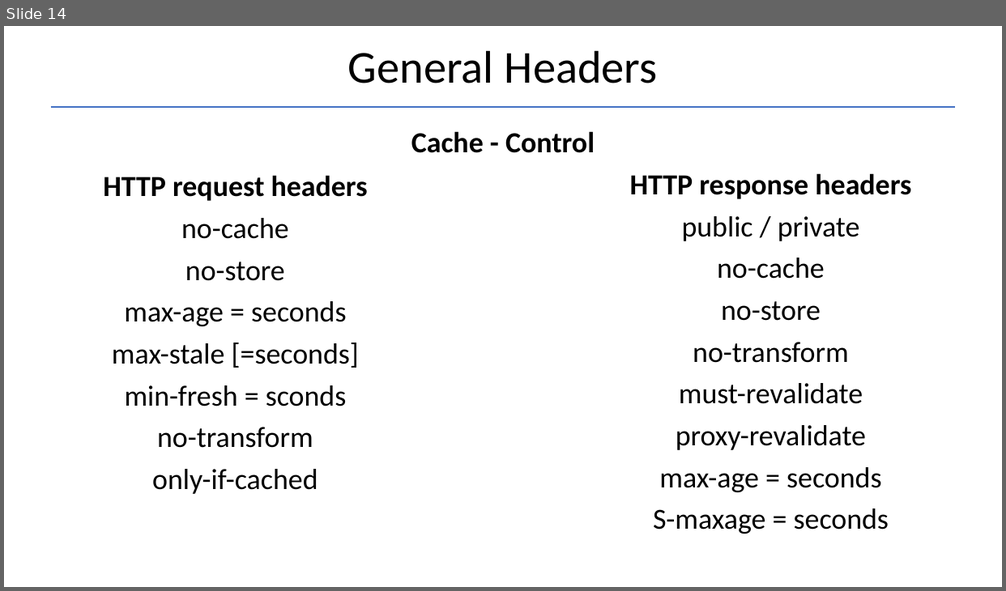
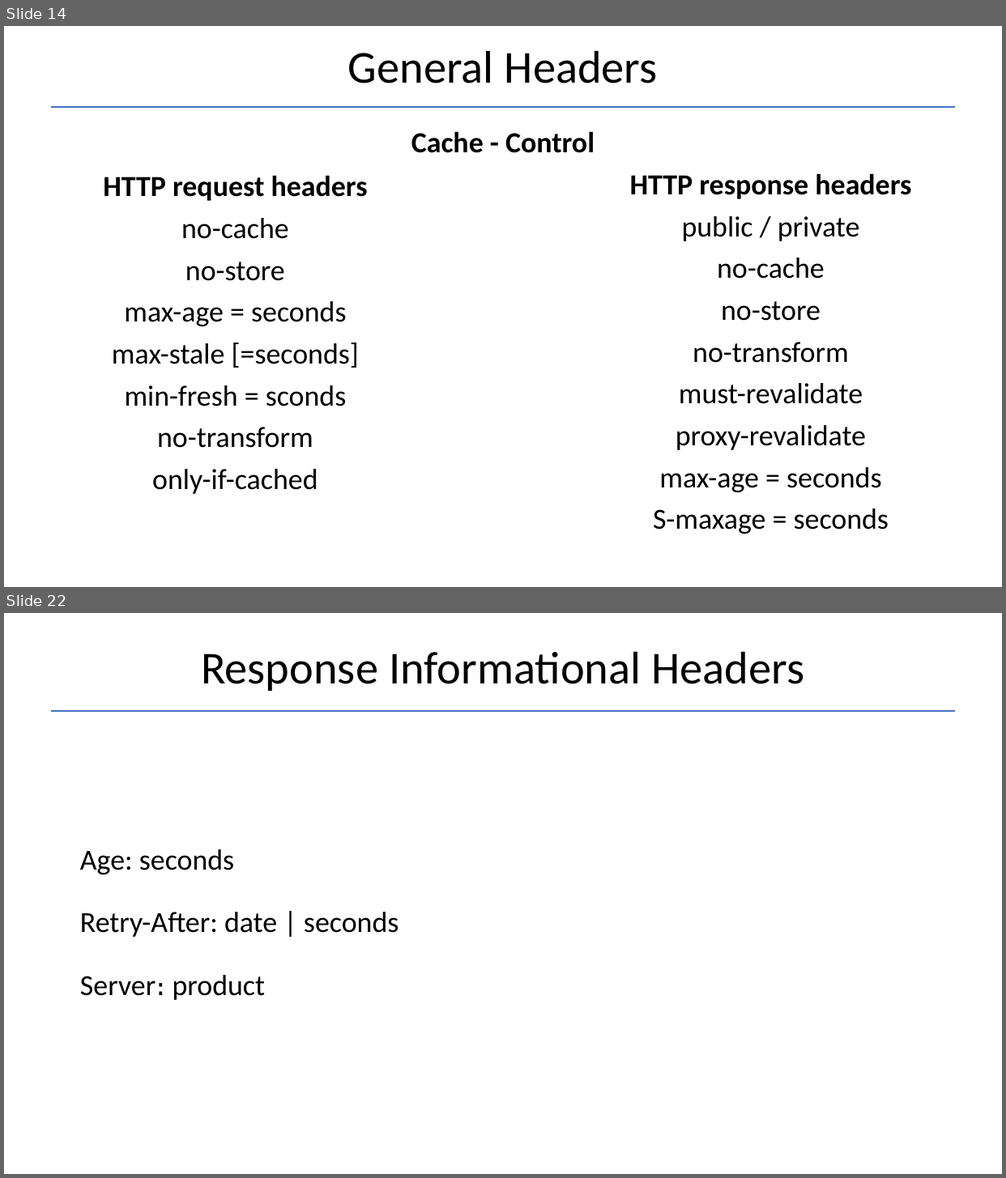
Before and after one commit to Garnik94/Levelup_presentations, a slide deck: Http/Http_presentation.pptx. Shown one above the other, each under a label of ours: slide 14 before the commit, slides 14 and 22 after it; the slides between them are not shown. The pictures are 1006x591 and 1006x1178 pixels, drawn with LibreOffice and Linux fonts; fonts in the diff are those of the drawing. Boxes give left, top, right and bottom in pixels: in the first picture for what was removed or moved away, otherwise in the second. Text is boxed around its words. In the diff, an @@ line names an element or a change of style, - is before the commit and + after.

```diff
--- a/Http/Http_presentation.pptx
+++ b/Http/Http_presentation.pptx
@@ slide 22 added at (4,613,1002,1174), background #FFFFFF @@
@@ title added at (201,651,804,691), 44 pt, text #000000 @@
+Response Informational Headers
@@ line added from (50, 711) to (956, 711), #4472C4 1.5 pt @@
@@ text added at (80,850,398,1000), 28 pt, text #000000 @@
+Age: seconds
+Retry-After: date | seconds
+Server։ product
```
Also in this commit, not shown: 1 slide changed, 7 other slides added, 1 other file.
